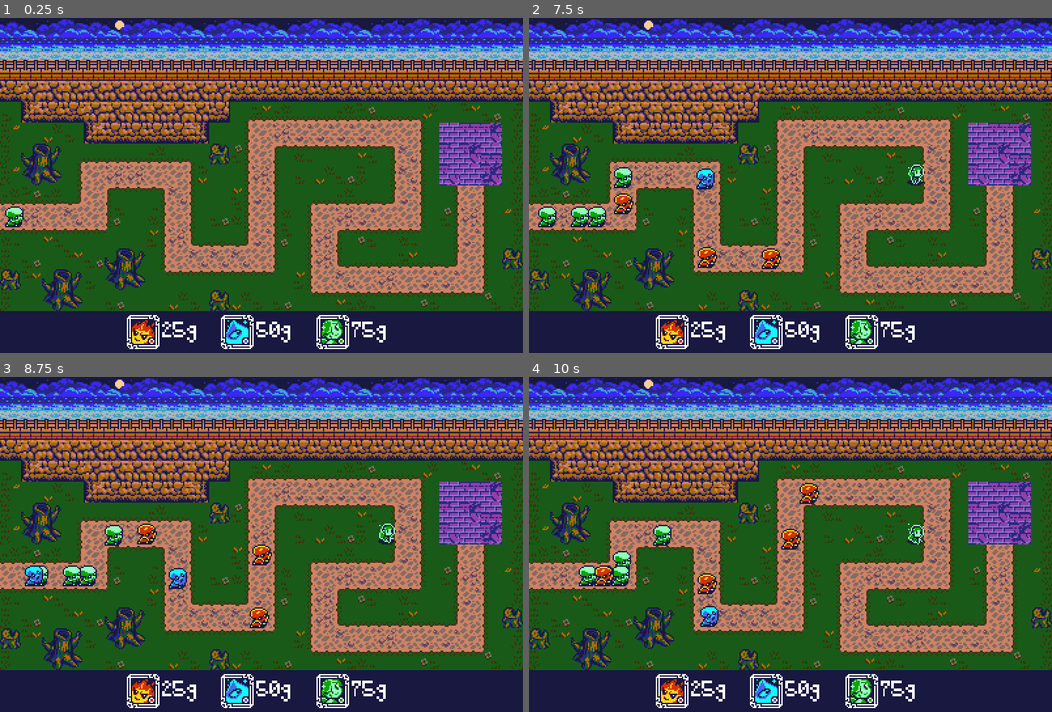
Above: before the commit, frames 1-4 (two rows, left to right).
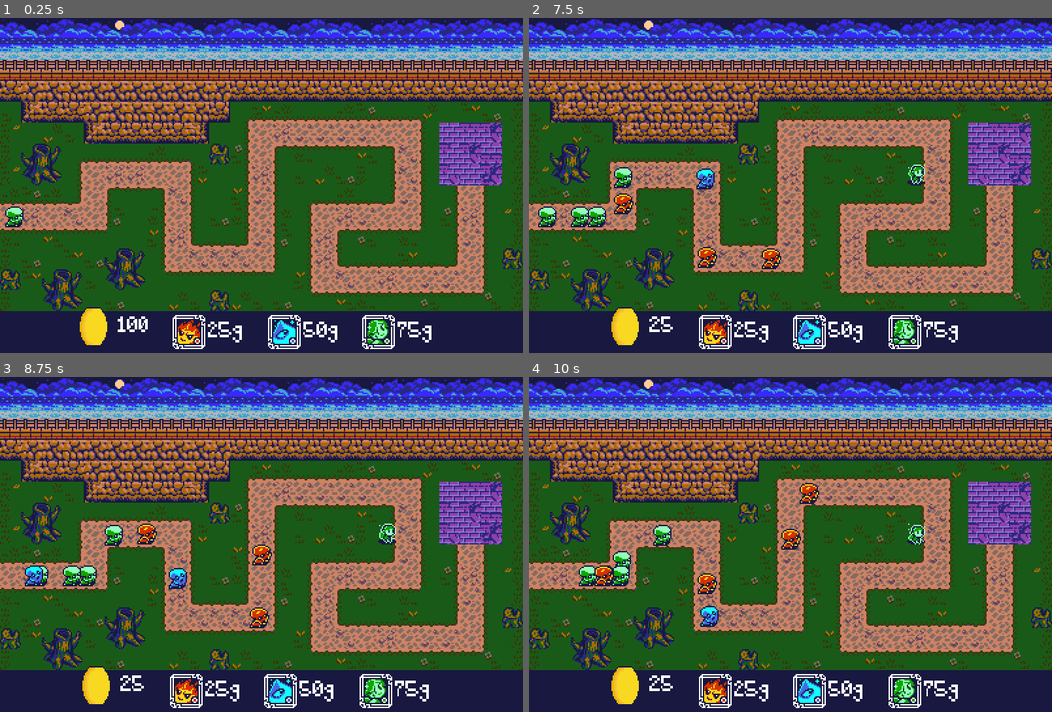
Above: after the commit, the same moments.

Repository: jake6724/tower_defense_jam
Game: Godot game, scene res://scenes/Main.tscn
Two runs of this game, one before a commit and one after it. Both use one fixed random seed, a clock stepped at 60 frames per second and the inputs below.
Inputs (mouse positions are in pixels of both pictures, inside the frame that each line leads up to; where the layout moved, square brackets give the same spot in the first picture):
- Up to frame 1 (0.25 s): no input
- Up to frame 2 (7.5 s): click (717, 332) [670, 332] at 0.5 s; click (811, 332) [764, 332] at 1.25 s; click (905, 332) [863, 332] at 2 s; click (717, 332) [670, 332] at 2.75 s; click (811, 332) [764, 332] at 3.5 s; click (905, 332) [863, 332] at 4.25 s; click (717, 332) [670, 332] at 5 s; click (811, 332) [764, 332] at 5.75 s; click (905, 332) [863, 332] at 6.5 s; move the mouse to (905, 168) at 7.27 s; click (905, 168) at 7.35 s
- Up to frame 3 (8.75 s): drag from (156, 561) to (261, 604) at 8.02 s
- Up to frame 4 (10 s): move the mouse to (842, 470) at 8.77 s; tap A (move_camera_left) at 8.85 s; click (842, 470) at 9.05 s; drag from (764, 611) to (790, 507) at 9.52 s

The runs differ from the first frame. In frame 1, 3.3% of the frame differs, in the area x 15-83%, y 86-99%; in frame 2, 3.3%; in frame 3, 3.3%; in frame 4, 3.3%, in the area x 15-82%, y 44-99%.

Commit message:
Update UI

Diff:
--- a/scenes/player/TowerMenu.tscn
+++ b/scenes/player/TowerMenu.tscn
@@ -1,6 +1,7 @@
-[gd_scene load_steps=6 format=3 uid="uid://ciicsqtfh31fh"]
+[gd_scene load_steps=7 format=3 uid="uid://ciicsqtfh31fh"]
 
 [ext_resource type="Script" uid="uid://dhbvh3ym8unk4" path="res://scripts/towers/tower_menu.gd" id="1_vis4n"]
+[ext_resource type="Texture2D" uid="uid://cxofmi144agfc" path="res://assets/art/sprites/gold.png" id="2_aeftg"]
 [ext_resource type="FontFile" uid="uid://b68bed5vb2siy" path="res://assets/fonts/Minecraft_font.ttf" id="2_y6gfl"]
 [ext_resource type="Texture2D" uid="uid://ducm8wc7gd0vx" path="res://assets/art/sprites/spr_ui_tower_fire.png" id="3_5nani"]
 [ext_resource type="Texture2D" uid="uid://c3lb7onbbfx5u" path="res://assets/art/sprites/spr_ui_tower_ice.png" id="4_jtt2a"]
@@ -32,61 +33,78 @@
 mouse_filter = 2
 theme_override_constants/separation = 16
 
-[node name="HBoxContainer" type="HBoxContainer" parent="HBoxContainer"]
+[node name="Gold" type="HBoxContainer" parent="HBoxContainer"]
+layout_mode = 2
+
+[node name="GoldIcon" type="TextureRect" parent="HBoxContainer/Gold"]
+texture_filter = 1
+layout_mode = 2
+size_flags_horizontal = 4
+size_flags_vertical = 4
+texture = ExtResource("2_aeftg")
+
+[node name="Gold" type="Label" parent="HBoxContainer/Gold"]
+texture_filter = 1
+layout_mode = 2
+theme_override_fonts/font = ExtResource("2_y6gfl")
+theme_override_font_sizes/font_size = 16
+text = "100g"
+
+[node name="Fire" type="HBoxContainer" parent="HBoxContainer"]
 layout_mode = 2
 size_flags_horizontal = 4
 size_flags_vertical = 8
 mouse_filter = 2
 theme_override_constants/separation = -1
 
-[node name="FireButton" type="TextureButton" parent="HBoxContainer/HBoxContainer"]
+[node name="FireButton" type="TextureButton" parent="HBoxContainer/Fire"]
 texture_filter = 1
 layout_mode = 2
 size_flags_horizontal = 4
 size_flags_vertical = 4
 texture_normal = ExtResource("3_5nani")
 
-[node name="Label" type="Label" parent="HBoxContainer/HBoxContainer"]
+[node name="Label" type="Label" parent="HBoxContainer/Fire"]
 texture_filter = 1
 layout_mode = 2
 theme_override_fonts/font = ExtResource("2_y6gfl")
 text = "25g"
 
-[node name="HBoxContainer2" type="HBoxContainer" parent="HBoxContainer"]
+[node name="Water" type="HBoxContainer" parent="HBoxContainer"]
 layout_mode = 2
 size_flags_horizontal = 4
 size_flags_vertical = 8
 mouse_filter = 2
 theme_override_constants/separation = -1
 
-[node name="WaterButton" type="TextureButton" parent="HBoxContainer/HBoxContainer2"]
+[node name="WaterButton" type="TextureButton" parent="HBoxContainer/Water"]
 texture_filter = 1
 layout_mode = 2
 size_flags_horizontal = 4
 size_flags_vertical = 4
 texture_normal = ExtResource("4_jtt2a")
 
-[node name="Label" type="Label" parent="HBoxContainer/HBoxContainer2"]
+[node name="Label" type="Label" parent="HBoxContainer/Water"]
 texture_filter = 1
 layout_mode = 2
 theme_override_fonts/font = ExtResource("2_y6gfl")
 text = "50g"
 
-[node name="HBoxContainer3" type="HBoxContainer" parent="HBoxContainer"]
+[node name="Earth" type="HBoxContainer" parent="HBoxContainer"]
 layout_mode = 2
 size_flags_horizontal = 4
 size_flags_vertical = 8
 mouse_filter = 2
 theme_override_constants/separation = -1
 
-[node name="EarthButton" type="TextureButton" parent="HBoxContainer/HBoxContainer3"]
+[node name="EarthButton" type="TextureButton" parent="HBoxContainer/Earth"]
 texture_filter = 1
 layout_mode = 2
 size_flags_horizontal = 4
 size_flags_vertical = 4
 texture_normal = ExtResource("5_f7nwt")
 
-[node name="Label" type="Label" parent="HBoxContainer/HBoxContainer3"]
+[node name="Label" type="Label" parent="HBoxContainer/Earth"]
 texture_filter = 1
 layout_mode = 2
 theme_override_fonts/font = ExtResource("2_y6gfl")
--- a/scenes/towers/EarthTower.tscn
+++ b/scenes/towers/EarthTower.tscn
@@ -122,7 +122,6 @@
 
 [node name="Sprite2D" type="Sprite2D" parent="."]
 texture_filter = 1
-scale = Vector2(0.968085, 0.993624)
 texture = ExtResource("2_nus1c")
 centered = false
 hframes = 4
--- a/scripts/player/player_controller.gd
+++ b/scripts/player/player_controller.gd
@@ -15,7 +15,7 @@
 }
 
 var textures: Dictionary[String, Texture] = {
-	"fire": preload("res://assets/art/sprites/spr_enemy_fire.png"),
+	"fire": preload("res://assets/art/sprites/spr_tower_fire.png"),
 	"water": preload("res://assets/art/sprites/spr_tower_water.png"),
 	"earth": preload("res://assets/art/sprites/spr_tower_earth.png"),
 }
@@ -38,12 +38,16 @@
 	tower_menu.mouse_entered_button.connect(on_mouse_entered_button)
 	tower_menu.mouse_exited_button.connect(on_mouse_exited_button)
 
+	tower_menu.update_gold(gold)
+
 	# Configure indicator sprite
 	indicator_sprite = Sprite2D.new()
 	indicator_sprite.modulate.a = .75
 	indicator_sprite.centered = false
 	indicator_sprite.hide()
 	add_child(indicator_sprite)
+
+
 
 ## Place a tower in the world grid. Return true if successful, false if not.
 func spawn_tower(world_pos) -> bool:
@@ -57,11 +61,13 @@
 
 			# Update data
 			world_grid.data[grid_pos] = false
-			selected_tower_name = ""
+			gold -= prices[selected_tower_name]
+			tower_menu.update_gold(gold)
 
 			# Clean up indicator
 			indicator_sprite.hide()
 
+			selected_tower_name = ""
 			return true
 		else:
 			print("Invalid position or space is occupied")
--- a/scripts/towers/tower_menu.gd
+++ b/scripts/towers/tower_menu.gd
@@ -3,9 +3,10 @@
 
 # Child References
 @onready var button_container: HBoxContainer = $HBoxContainer
-@onready var fire_button: TextureButton = $HBoxContainer/HBoxContainer/FireButton
-@onready var water_button: TextureButton = $HBoxContainer/HBoxContainer2/WaterButton
-@onready var earth_button: TextureButton = $HBoxContainer/HBoxContainer3/EarthButton
+@onready var fire_button: TextureButton = $HBoxContainer/Fire/FireButton
+@onready var water_button: TextureButton = $HBoxContainer/Water/WaterButton
+@onready var earth_button: TextureButton = $HBoxContainer/Earth/EarthButton
+@onready var gold: Label = $HBoxContainer/Gold/Gold
 
 # Signals
 signal tower_selected
@@ -27,6 +28,10 @@
 		"waterbutton": tower_selected.emit("water")
 		"earthbutton": tower_selected.emit("earth")
 
+## Intended to be called by `player_controller` to directly update gold count
+func update_gold(new_amount: int) -> void:
+	gold.text = str(new_amount)
+
 func on_mouse_entered_button():
 	mouse_entered_button.emit()
 
Binary file added: assets/art/sprites/gold.png
Not shown, added: assets/art/sprites/gold.png.import
